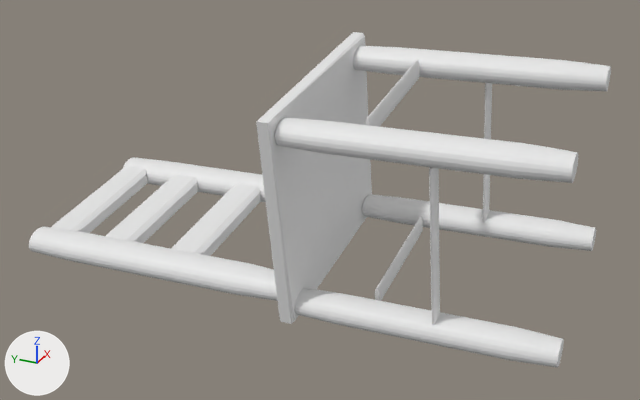
One commit to the OBJ model resources/models/Normalized/NonWheelChair/m810.obj: the scene before it, then after it.
The view is the same before and after, from a 50 mm camera at (-1.325, -0.613, 0.656) aimed at (-0.01, -0.022, -0.002). The lights are fixed; the arrows at lower left show +X, +Y and +Z. Where no turn or scale is listed for an object, it has been applied to the vertices.

Names of what the first picture shows: 'm810'.
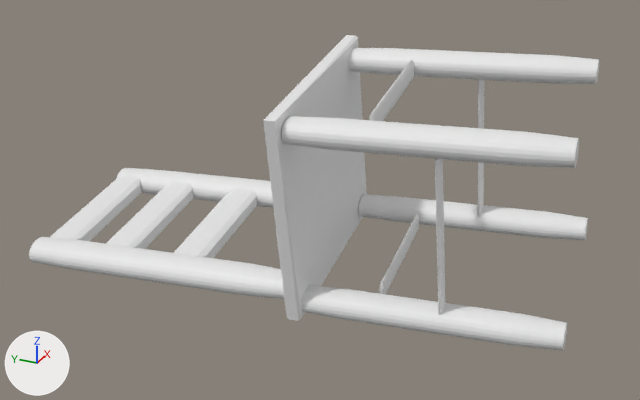
What differs and where, as boxes (x1, y1, x2, y2) in the pictures (640 x 400 px; the box of a moved part takes in the faces that stretch with it):
'm810', reshaped
    before: (29, 32, 611, 368)
    after: (29, 35, 599, 351)
part 1 of me_m810, moved or reshaped
    before: (256, 32, 372, 324)
    after: (263, 35, 367, 321)
part 2 of me_m810, moved or reshaped
    before: (51, 166, 148, 233)
    after: (50, 176, 142, 241)
part 3 of me_m810, moved or reshaped
    before: (106, 174, 198, 243)
    after: (106, 182, 194, 249)
part 4 of me_m810, moved or reshaped
    before: (171, 183, 261, 256)
    after: (174, 189, 257, 258)
part 5 of me_m810, moved or reshaped
    before: (295, 288, 564, 368)
    after: (302, 285, 567, 351)
part 6 of me_m810, moved or reshaped
    before: (375, 216, 423, 301)
    after: (379, 214, 419, 294)
part 7 of me_m810, rebuilt (16% shorter)
    before: (29, 227, 277, 301)
    after: (29, 237, 284, 299)
part 8 of me_m810, rebuilt (19% shorter)
    before: (362, 194, 596, 251)
    after: (359, 194, 588, 240)
part 9 of me_m810, rebuilt (20% shorter)
    before: (275, 118, 578, 183)
    after: (282, 116, 579, 168)
part 10 of me_m810, rebuilt (20% shorter)
    before: (353, 46, 611, 91)
    after: (348, 48, 599, 84)
part 11 of me_m810, rebuilt (8% narrower)
    before: (429, 167, 440, 325)
    after: (435, 159, 445, 314)
part 12 of me_m810, rebuilt (30% narrower)
    before: (483, 83, 492, 222)
    after: (478, 80, 484, 217)
part 13 of me_m810, rebuilt (18% narrower, 7% shorter)
    before: (365, 60, 420, 127)
    after: (369, 59, 414, 121)
part 14 of me_m810, moved or reshaped
    before: (123, 158, 266, 202)
    after: (116, 168, 273, 208)

The edits, one by one:
me_m810 is used by ob_m810; location (0.0, 0.0, 0.0).
me_m810 had 5497 vertices, 10938 faces and spanned x -0.225..0.209, y -0.483..0.517, z -0.157..0.261.
me_m810 now has 4994 vertices, 9932 faces and spans x -0.216..0.223, y -0.484..0.516, z -0.155..0.259.
me_m810 part 1: the loose piece of 16 vertices spanning x -0.225..0.209, y -0.05..-0.01, z -0.157..0.261 is multiplied about the mesh origin by the matrix ((0.98, -0.053, 0.017), (0.053, 0.98, 0.021), (-0.018, -0.02, 0.982)).
me_m810 part 2: the loose piece of 22 vertices spanning x -0.127..0.151, y 0.446..0.514, z -0.145..-0.079 is multiplied about the mesh origin by the matrix ((0.98, -0.053, 0.017), (0.053, 0.98, 0.021), (-0.018, -0.02, 0.982)).
me_m810 part 3: the loose piece of 32 vertices spanning x -0.126..0.152, y 0.319..0.387, z -0.141..-0.075 is multiplied about the mesh origin by the matrix ((0.98, -0.053, 0.017), (0.053, 0.98, 0.021), (-0.018, -0.02, 0.982)).
me_m810 part 4: the loose piece of 35 vertices spanning x -0.125..0.153, y 0.171..0.239, z -0.137..-0.071 is multiplied about the mesh origin by the matrix ((0.98, -0.053, 0.017), (0.053, 0.98, 0.021), (-0.018, -0.02, 0.982)).
me_m810 part 5: the loose piece of 1356 vertices spanning x -0.175..-0.112, y -0.483..-0.045, z -0.151..-0.096 is multiplied about the mesh origin by the matrix ((0.98, -0.053, 0.017), (0.053, 0.98, 0.021), (-0.018, -0.02, 0.982)).
me_m810 part 6: the loose piece of 150 vertices spanning x -0.106..0.137, y -0.173..-0.162, z -0.133..-0.068 is multiplied about the mesh origin by the matrix ((0.98, -0.053, 0.017), (0.053, 0.98, 0.021), (-0.018, -0.02, 0.982)).
me_m810 part 7: the loose piece of 1047 vertices spanning x -0.18..-0.108, y -0.023..0.514, z -0.151..-0.09 is rebuilt with 984 vertices and now spans x -0.204..-0.111, y -0.033..0.495, z -0.155..-0.087.
me_m810 part 8: the loose piece of 854 vertices spanning x 0.144..0.207, y -0.478..-0.041, z -0.106..-0.052 is rebuilt with 768 vertices and now spans x 0.144..0.223, y -0.463..-0.031, z -0.106..-0.046.
me_m810 part 9: the loose piece of 538 vertices spanning x -0.21..-0.147, y -0.473..-0.036, z 0.166..0.221 is rebuilt with 445 vertices and now spans x -0.199..-0.12, y -0.471..-0.039, z 0.167..0.228.
me_m810 part 10: the loose piece of 289 vertices spanning x 0.101..0.164, y -0.469..-0.032, z 0.203..0.258 is rebuilt with 272 vertices and now spans x 0.107..0.186, y -0.449..-0.018, z 0.198..0.259.
me_m810 part 11: the loose piece of 249 vertices spanning x -0.198..-0.128, y -0.289..-0.273, z -0.104..0.177 is rebuilt with 198 vertices and now spans x -0.177..-0.112, y -0.294..-0.274, z -0.093..0.182.
me_m810 part 12: the loose piece of 234 vertices spanning x 0.118..0.188, y -0.285..-0.269, z -0.066..0.215 is rebuilt with 170 vertices and now spans x 0.134..0.198, y -0.272..-0.252, z -0.062..0.213.
me_m810 part 13: the loose piece of 159 vertices spanning x -0.144..0.099, y -0.164..-0.153, z 0.178..0.244 is rebuilt with 131 vertices and now spans x -0.129..0.109, y -0.165..-0.14, z 0.181..0.241.
me_m810 part 14: 515 vertices removed from x 0.129..0.201, y -0.019..0.517, z -0.12..-0.059; 414 vertices added at x 0.1..0.192, y -0.013..0.516, z -0.13..-0.062.
